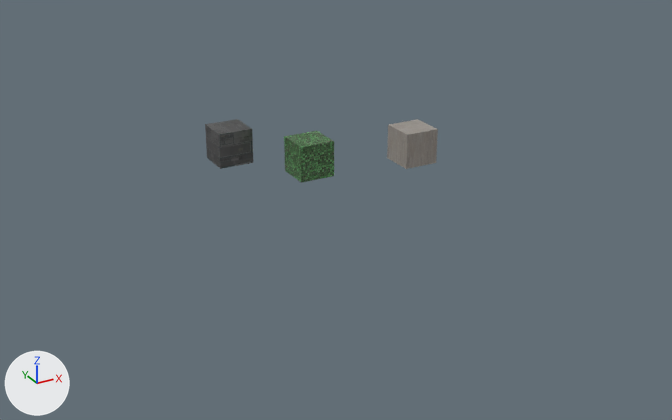
A saved change to the glTF model resources/assets/gltf/cube.gltf.
Camera for both pictures: a 50 mm camera at (-21.7, -42.4, 17.7) aimed at (0.6, -1.9, -2.6). Arrows for +X, +Y and +Z are at lower left; the lights stay in place. Where no turn or scale is listed for an object, it has been applied to the vertices.
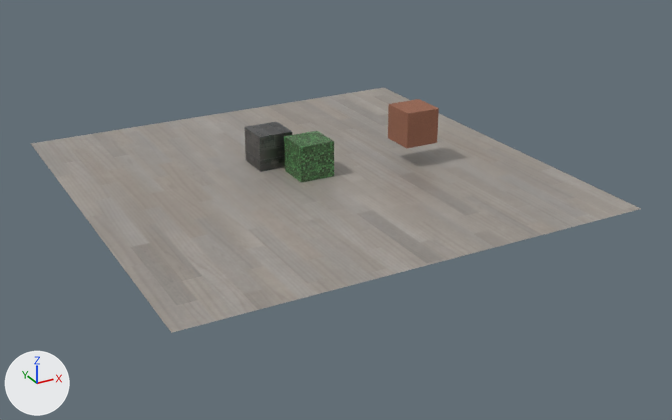
Changed parts and their boxes (x1, y1, x2, y2) in the pictures (672 x 420 px):
'Plane', added: after (31, 88, 641, 333)
'Cube.004', moved: before (205, 119, 253, 169); after (244, 122, 292, 172)
'Cube.003', recoloured, moved (grey to brown): before (387, 119, 438, 169); after (388, 99, 439, 148)

Diff of the bpy script that builds the scene:
```diff
--- a/resources/assets/gltf/cube.gltf.py
+++ b/resources/assets/gltf/cube.gltf.py
@@ img_red_clay_wall_albedo @@
+img_red_clay_wall_albedo = load_image('red-clay-wall-albedo', '_unpacked/red-clay-wall-albedo', 512, 512, 'sRGB')
@@ img_red_clay_wall_normal_ogl @@
+img_red_clay_wall_normal_ogl = load_image('red-clay-wall-normal-ogl', '_unpacked/red-clay-wall-normal-ogl', 512, 512, 'Non-Color')
@@ img_red_clay_wall_metallic_red_clay_wall_roughness @@
+img_red_clay_wall_metallic_red_clay_wall_roughness = load_image('red-clay-wall-metallic-red-clay-wall-roughness', '_unpacked/red-clay-wall-metallic-red-clay-wall-roughness', 512, 512, 'Non-Color')
@@ mat_red_clay @@
+mat_red_clay = bpy.data.materials.new('red clay')
+# uses the picture img_red_clay_wall_albedo
+# uses the picture img_red_clay_wall_metallic_red_clay_wall_roughness
+# uses the picture img_red_clay_wall_normal_ogl
@@ me_cube_003 @@
 me_cube_003.from_pydata(...)  # 8 vertices, 12 faces; spans x -1.0..1.0, y -1.0..1.0, z -1.0..1.0
-me_cube_003.materials.append(mat_wood)
+me_cube_003.materials.append(mat_red_clay)
@@ me_plane @@
+me_plane.from_pydata(...)  # 4 vertices, 2 faces; spans x -12.3..12.3, y -12.3..12.3, z 0.0
+me_plane.materials.append(mat_wood)
@@ ob_cube_003 @@
 ob_cube_003 = bpy.data.objects.new('Cube.003', me_cube_003)
-ob_cube_003.location = (6.0, -1.0, 0.0)
+ob_cube_003.location = (6.0, -1.0, 1.2)
@@ ob_cube_004 @@
 ob_cube_004 = bpy.data.objects.new('Cube.004', me_cube_004)
-ob_cube_004.location = (-3.0, 4.0, 0.0)
+ob_cube_004.location = (-1.25, 2.52, 0.0)
@@ ob_plane @@
+ob_plane = bpy.data.objects.new('Plane', me_plane)
+ob_plane.location = (0.0, 0.0, -1.0)
```
